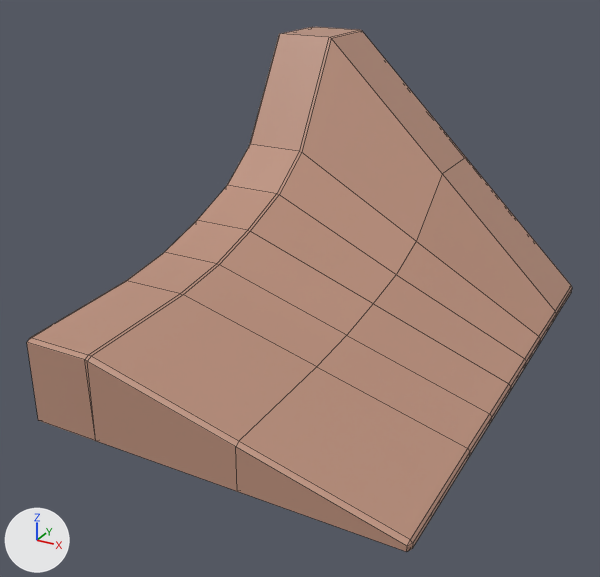
The FBX model SnailBoarder/Assets/Models/Models_v02/mesh_rampEndRightMod.fbx, before and after one commit.
Camera for both pictures: a 50 mm camera at (0.1472, -0.1272, 0.1174) aimed at (0.0435, 0.0614, 0.0231). The lights are fixed; the arrows at lower left show +X, +Y and +Z. Mesh edges are drawn as thin lines. Where no turn or scale is listed for an object, it has been applied to the vertices.

In view in the first picture: 'mesh_rampEndRightMod'.
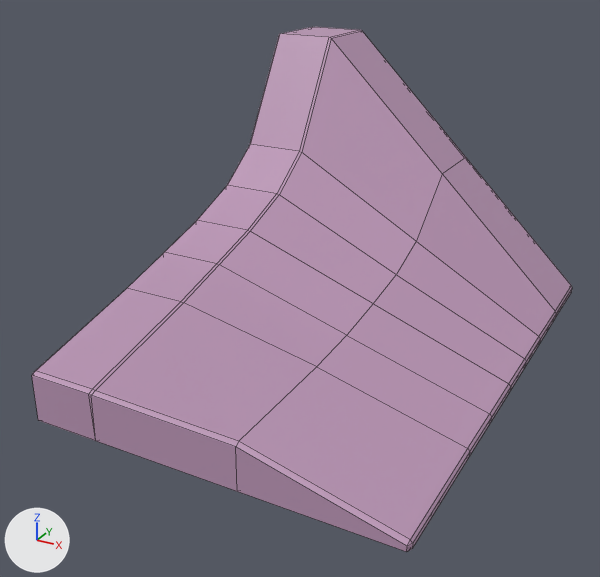
Where the change shows, as pixel boxes (x1, y1, x2, y2) in the pictures (600 x 577 px; the box of a moved part takes in the faces that stretch with it):
'mesh_rampEndRightMod', recoloured, reshaped (beige to pink): before (27, 27, 572, 552); after (32, 27, 572, 552)
part 1 of me_mesh, moved or reshaped: before (27, 252, 347, 491); after (32, 252, 347, 491)

The change, as a diff of the scene's bpy script:
```diff
--- a/SnailBoarder/Assets/Models/Models_v02/mesh_rampEndRightMod.fbx.py
+++ b/SnailBoarder/Assets/Models/Models_v02/mesh_rampEndRightMod.fbx.py
@@ mat_t_rampsnrails @@
+mat_t_rampsnrails = principled_material('T_RampsNRails')
+mat_t_rampsnrails.base_color = (0.5, 0.307, 0.47)  # pink #bc96b6
@@ me_mesh @@
 me_mesh.from_pydata(...)  # 121 vertices, 124 faces; spans x 0.0..0.103, y 0.0..0.15, z 0.0..0.083
 # used by ob_mesh_rampendrightmod; location = (0.0, 0.0, 0.0)
-me_mesh.materials.append(mat_testmat2)  # beige #bc907c
+# me_mesh part 1: all 11 vertices in x 0.0..0.02, y 0.0..0.038, z 0.023..0.025 are turned 10.5 degrees about the x axis through their middle and scaled by 1.02, then moved by (0.0, 0.0, -0.006)
+me_mesh.materials.append(mat_t_rampsnrails)  # pink #bc96b6
```
